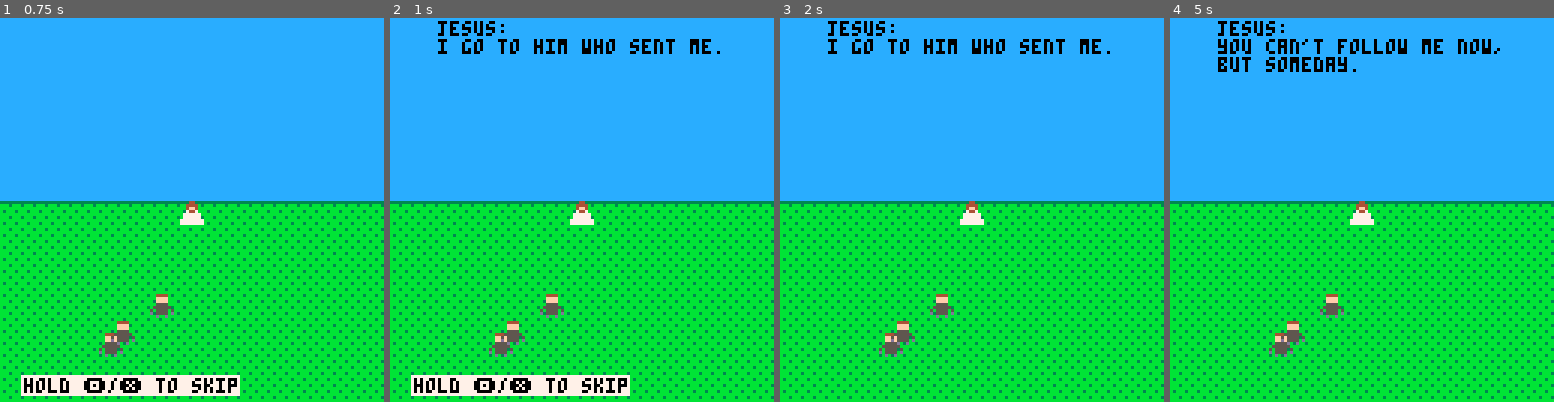
Above: before the commit, frames 1-4 (left to right).
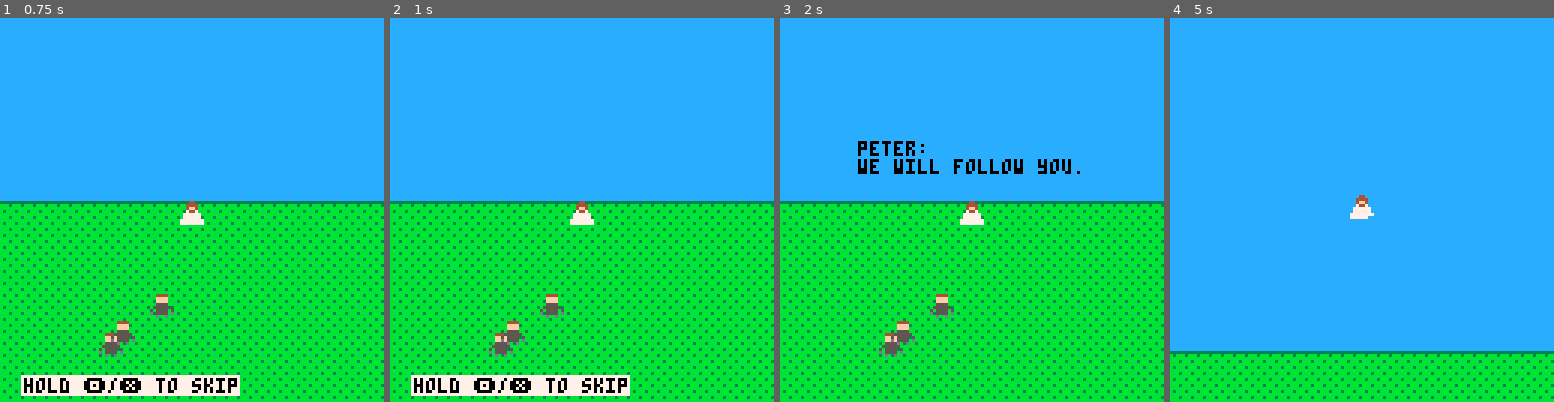
Above: after the commit, the same moments.

Repository: tech6hutch/holy-shmup
Game: PICO-8 cartridge comets.p8
The game is run twice, just before and just after one commit, with the same random seed, the same clock (stepped at 60 frames per second) and the same inputs.
Inputs:
- Up to frame 1 (0.75 s): tap X (X key) at 0.33 s; tap O (Z key) at 0.7 s
- Up to frame 2 (1 s): no input
- Up to frame 3 (2 s): tap X (X key) at 1.07, 1.85 s; hold Right from 1.6 s (still down); tap O (Z key) at 1.7 s
- Up to frame 4 (5 s): release Right at 2.1 s; tap O (Z key) every 0.4 s from 2.1 to 4.9 s; hold Up 2.15-2.42 s; hold Right 2.47-3.03 s; tap X (X key) at 2.97, 4.08 s; hold Left 3.08-3.58 s; hold Down 3.63-3.97 s; hold Right 4.02-4.68 s; hold Up from 4.73 s (still down)

Frame 1 is identical in both runs. In frame 2, 1.3% of the frame differs, in the area x 12-86%, y 0-10%; in frame 3, 2.5%; in frame 4, 42%, in the area x 0-100%, y 0-89%.

Commit message:
further speed up skipping dialog & fix accidentally skipping intro

Diff:
--- a/comets.p8
+++ b/comets.p8
@@ -31,6 +31,9 @@
 	print(hard_mode and "  normal mode" or "> normal mode",34,76)
 	print(hard_mode and "> hard mode" or "  hard mode")
 	if ox(btnp) then
+		ox_was_pressed=true
+	end
+	if ox_was_pressed and not ox(btn) then
 		init_intro()
 	end
 end
@@ -92,12 +95,16 @@
 	foreach(entities,_draw_ent)
 	if t>=320 then
 	elseif t>=210 then
+		--slightly hacky way to skip thru the dialog faster.
+		if(ox(btn))t+=2
 		print("jesus:", 16,0, 0)
 		print("you can't follow me now,\nbut someday.")
 	elseif t>=120 then
+		if(ox(btn))t+=2
 		print("peter:", 26,40, 0)
 		print("we will follow you.")
 	elseif t>=30 then
+		if(ox(btn))t+=2
 		print("jesus:", 16,0, 0)
 		print("i go to him who sent me.")
 	end
